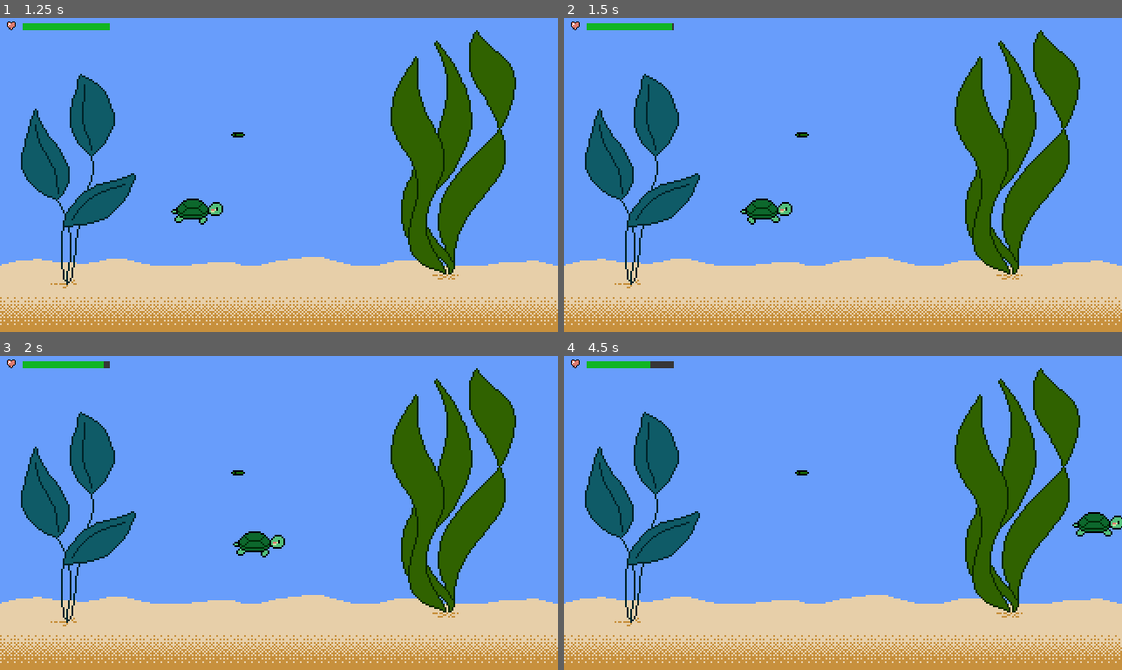
Above: before the commit, frames 1-4 (two rows, left to right).
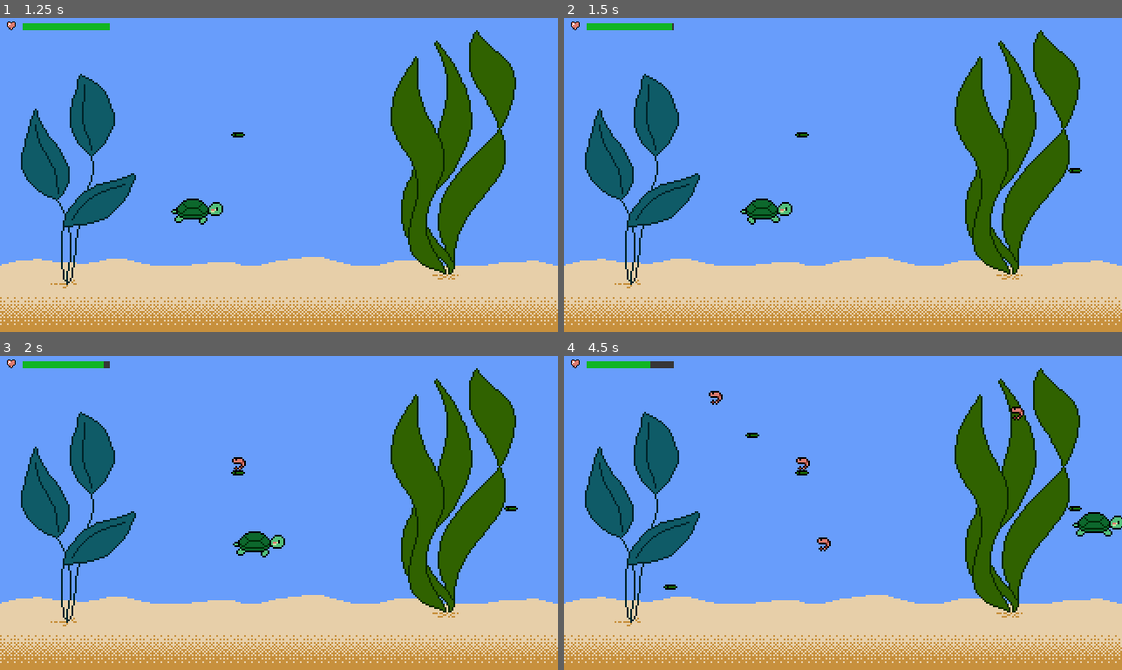
Above: after the commit, the same moments.

Repository: kelvinatorr/pi-game
Game: Godot game, scene res://SceneManager.tscn
Same seed, same stepped clock (60 frames per second), same inputs: the game is played once before the commit and once after it.
Inputs:
- Up to frame 1 (1.25 s): click "New Game" at 0.5 s
- Up to frame 2 (1.5 s): tap Enter at 1.25 s; hold Right (ui_right) from 1.28 s (still down); tap G (feed_green_pellet, bound only after the commit) at 1.35 s
- Up to frame 3 (2 s): keep holding Right (ui_right); tap Up (ui_up) at 1.52 s; tap H (feed_shrimp, bound only after the commit) at 1.55 s
- Up to frame 4 (4.5 s): tap H (feed_shrimp, bound only after the commit) at 2.1, 3.05, 4.35 s; tap Up (ui_up) at 2.27, 3.77 s; tap G (feed_green_pellet, bound only after the commit) at 2.3, 3.6 s; release Right (ui_right) at 2.78 s; hold Left (ui_left) 2.78-3.53 s; tap C (chomp) at 2.85 s; hold Right (ui_right) from 3.53 s (still down)

Frame 1 is identical in both runs. In frame 2, less than 0.1% of the frame differs, in the area x 90-93%, y 47-50%; in frame 3, 0.1%; in frame 4, 0.4%, in the area x 17-93%, y 11-75%.

Commit message:
Add randomly spawning shrimp and green pellets

Diff:
--- a/main/Game.gd
+++ b/main/Game.gd
@@ -3,6 +3,13 @@
 var turtle_energy: int = 1000
 var energy_per_second: int = 1
 var game_over: bool = false
+
+var FOOD: Dictionary = {
+	"Shrimp": {"path": "res://items/Shrimp.tscn"},
+	"Koi": {"path": ""},
+	"Green_Pellet": {"path": "res://items/GreenPellet.tscn"},
+	"Jumbo_Pellet": {"path": ""},
+}
 
 signal game_over()
 
@@ -30,3 +37,24 @@
 	emit_signal("game_over")
 	$EnergyTimer.stop()
 	game_over = true
+
+func _physics_process(delta):
+	# get food button pressed
+	if Input.is_action_just_pressed("feed_shrimp"):
+		generate_food(FOOD["Shrimp"])
+	elif Input.is_action_just_pressed("feed_green_pellet"):
+		generate_food(FOOD["Green_Pellet"])
+
+
+func generate_food(food_data: Dictionary) -> void:
+	# Check that TankUnderwater Level is loaded
+	var level: Node2D = get_node_or_null("TankUnderwater")
+	if not level:
+		return
+	# Generate a random vector for the food to spawn into
+	var spawn_point: Vector2 = Vector2(float(randi() % int(level.Food_Spawn_Vector.x) + 2),
+		float(randi() % int(level.Food_Spawn_Vector.y) + 2))
+
+	var food: Node2D = load(food_data.path).instance()
+	food.position = spawn_point
+	add_child(food)
--- a/project.godot
+++ b/project.godot
@@ -76,14 +76,19 @@
 , Object(InputEventKey,"resource_local_to_scene":false,"resource_name":"","device":0,"alt":false,"shift":false,"control":false,"meta":false,"command":false,"pressed":false,"scancode":83,"unicode":0,"echo":false,"script":null)
  ]
 }
-feed={
-"deadzone": 0.5,
-"events": [ Object(InputEventKey,"resource_local_to_scene":false,"resource_name":"","device":0,"alt":false,"shift":false,"control":false,"meta":false,"command":false,"pressed":false,"scancode":70,"unicode":0,"echo":false,"script":null)
- ]
-}
 chomp={
 "deadzone": 0.5,
 "events": [ Object(InputEventKey,"resource_local_to_scene":false,"resource_name":"","device":0,"alt":false,"shift":false,"control":false,"meta":false,"command":false,"pressed":false,"scancode":67,"unicode":0,"echo":false,"script":null)
+ ]
+}
+feed_green_pellet={
+"deadzone": 0.5,
+"events": [ Object(InputEventKey,"resource_local_to_scene":false,"resource_name":"","device":0,"alt":false,"shift":false,"control":false,"meta":false,"command":false,"pressed":false,"scancode":71,"unicode":0,"echo":false,"script":null)
+ ]
+}
+feed_shrimp={
+"deadzone": 0.5,
+"events": [ Object(InputEventKey,"resource_local_to_scene":false,"resource_name":"","device":0,"alt":false,"shift":false,"control":false,"meta":false,"command":false,"pressed":false,"scancode":72,"unicode":0,"echo":false,"script":null)
  ]
 }
 
--- /dev/null
+++ b/world/TankUnderwater.gd
@@ -0,0 +1,3 @@
+extends Node2D
+
+export var Food_Spawn_Vector: Vector2 = Vector2(319, 168)
--- a/world/TankUnderwater.tscn
+++ b/world/TankUnderwater.tscn
@@ -1,7 +1,8 @@
-[gd_scene load_steps=5 format=2]
+[gd_scene load_steps=6 format=2]
 
 [ext_resource path="res://world/world-border-tile.png" type="Texture" id=1]
 [ext_resource path="res://world/background-aquarium-400x225.png" type="Texture" id=2]
+[ext_resource path="res://world/TankUnderwater.gd" type="Script" id=3]
 
 [sub_resource type="ConvexPolygonShape2D" id=1]
 points = PoolVector2Array( 0, 0, 8, 0, 8, 8, 0, 8 )
@@ -29,7 +30,8 @@
 } ]
 0/z_index = 0
 
-[node name="Level" type="Node2D"]
+[node name="TankUnderwater" type="Node2D"]
+script = ExtResource( 3 )
 
 [node name="TileMap" type="TileMap" parent="."]
 tile_set = SubResource( 2 )
